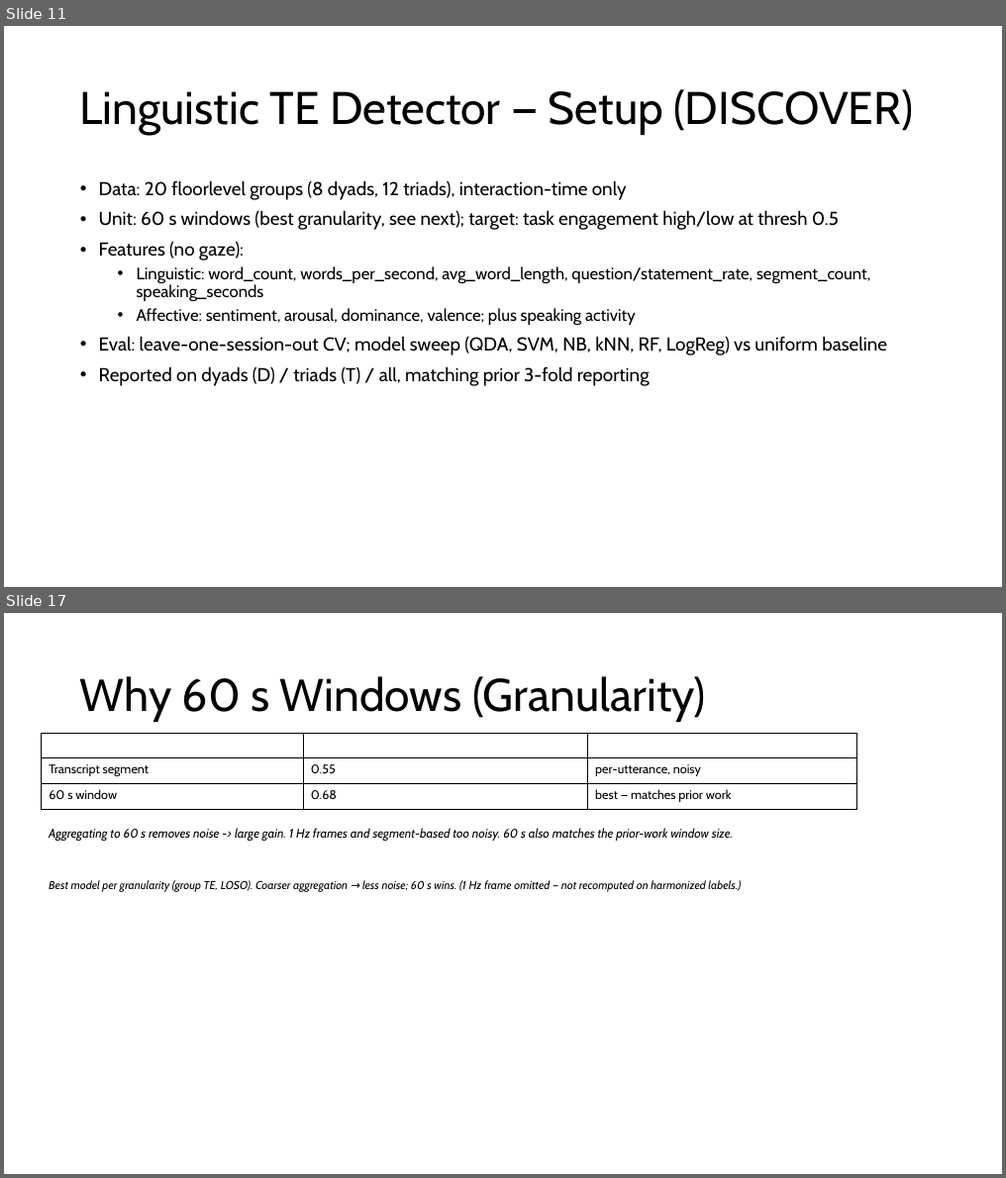
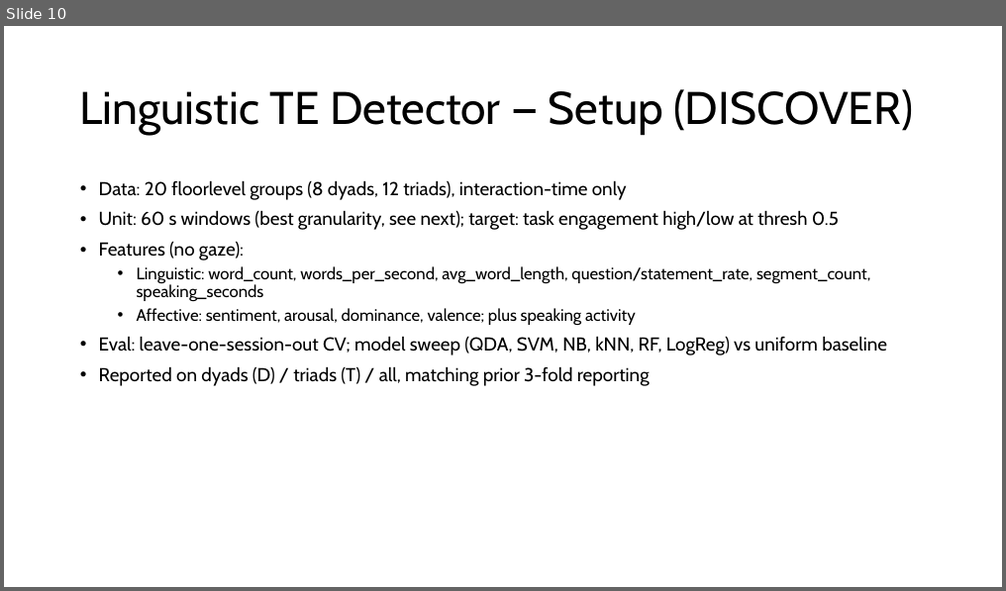
Before and after one commit to carlotes247/vilearn_ml, a slide deck: discover/2026_March_ViLearn_Planning.pptx. Shown one above the other, each under a label of ours: slides 11 and 17 before the commit, slide 10 after it; the slides between them are not shown. The pictures are 1006x1178 and 1006x591 pixels, drawn with LibreOffice and Linux fonts; fonts in the diff are those of the drawing. Boxes give left, top, right and bottom in pixels: in the first picture for what was removed or moved away, otherwise in the second. Text is boxed around its words. In the diff, an @@ line names an element or a change of style, - is before the commit and + after.

Commit message:
discover(deck): group-level rebuild — IUI cut (slides 1-20), linguistic v2 set, effect sizes
- Individual-TE track cut (single-annotator labels); all results group-level
  (185 windows, clean 2-annotator labels, nested LOSO)
- Linguistic v2 set (7 ASR-segment stats incl. unfinished ratio); new champions:
  ling+GxS 0.786 All / 0.842 Dyads (sig both tests), audio+linguistic 0.784 Triads
- Effect sizes (Cohen's d) + both significance tests on all result tables
- Process slides cut (27 slides); slide 18 = two-table base-vs-fusion matrix

```diff
--- a/discover/2026_March_ViLearn_Planning.pptx
+++ b/discover/2026_March_ViLearn_Planning.pptx
@@ slide 17 removed at <box>4,613,1002,1174</box>, background #FFFFFF @@
@@ title removed at <box>80,676,706,722</box> @@
-Why 60 s Windows (Granularity)
@@ table removed at <box>42,733,857,835</box>, 3 rows, 3 columns @@
-Granularity | Group TE acc (best model) | Note
-Transcript segment | 0.55 | per-utterance, noisy
-60 s window | 0.68 | best — matches prior work
@@ text removed at <box>49,828,733,841</box> @@
-Aggregating to 60 s removes noise -> large gain. 1 Hz frames and segment-based too noisy. 60 s also matches the prior-work window size.
@@ text removed at <box>49,880,741,892</box> @@
-Best model per granularity (group TE, LOSO). Coarser aggregation → less noise; 60 s wins. (1 Hz frame omitted — not recomputed on harmonized labels.)
@@ what was slide 11 is now slide 10 @@
```
Also in this commit, not shown: 7 slides changed, 12 slides added, 13 other slides removed, 8 other files.
